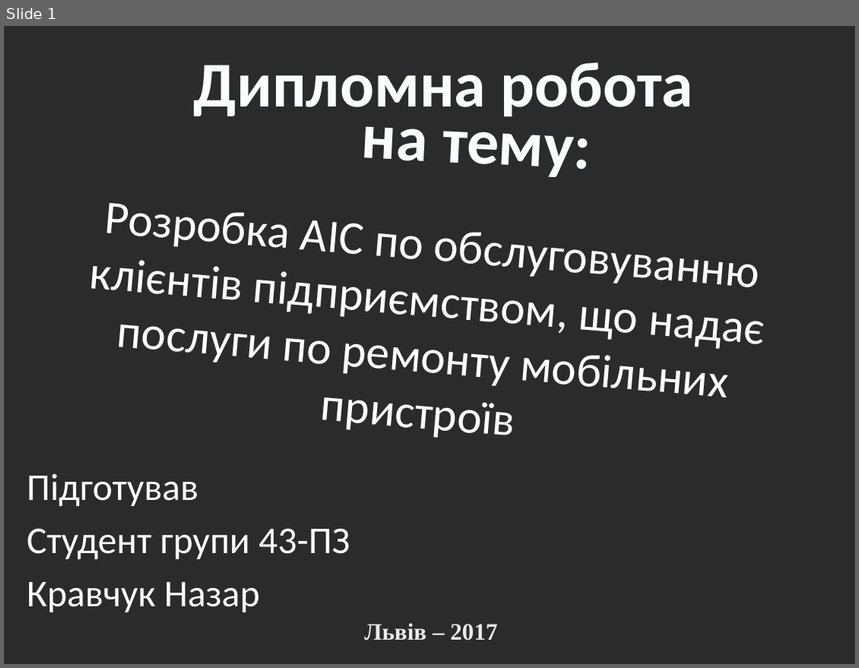
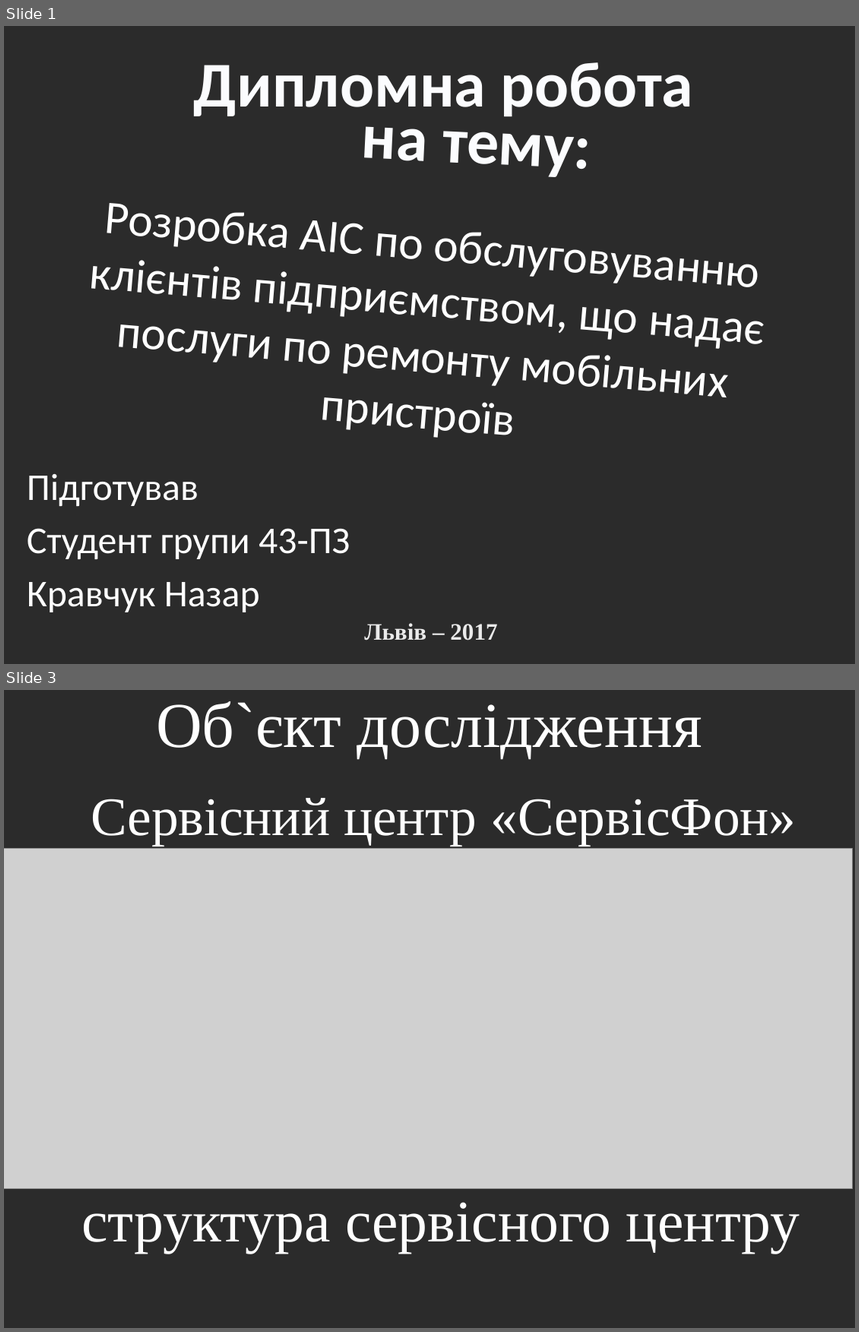
Before and after one commit to naziway/GraduateWork, a slide deck: prezentation/дипломна_презентація.pptx. Shown one above the other, each under a label of ours: slide 1 before the commit, slides 1 and 3 after it; the slides between them are not shown. The pictures are 859x668 and 859x1332 pixels, drawn with LibreOffice and Linux fonts; fonts in the diff are those of the drawing; grey boxes stand for pictures; background and template pictures are left out; a plain dark background stands for a picture behind light text. Boxes give left, top, right and bottom in pixels: in the first picture for what was removed or moved away, otherwise in the second. Text is boxed around its words. In the diff, an @@ line names an element or a change of style, - is before the commit and + after.

```diff
--- a/prezentation/дипломна_презентація.pptx
+++ b/prezentation/дипломна_презентація.pptx
@@ slide 3 added at [4, 690, 855, 1328], background picture (left out) @@
@@ text added at [156, 701, 702, 759], 54 pt, text #FFFFFF @@
+Об`єкт дослідження
@@ text added at [91, 798, 796, 846], 45.9 pt, text #FFFFFF @@
+Сервісний центр «СервісФон»
@@ picture added at [4, 848, 853, 1189] @@
@@ text added at [82, 1202, 800, 1253], 50 pt, text #FFFFFF @@
+структура сервісного центру
```
Also in this commit, not shown: 2 other slides added, 1 slide removed, 9 other files.
